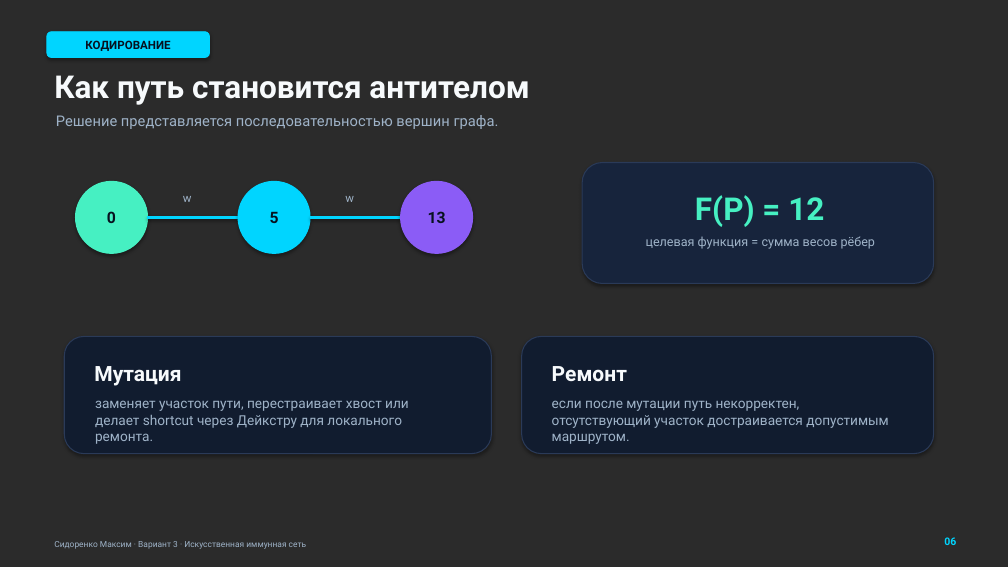
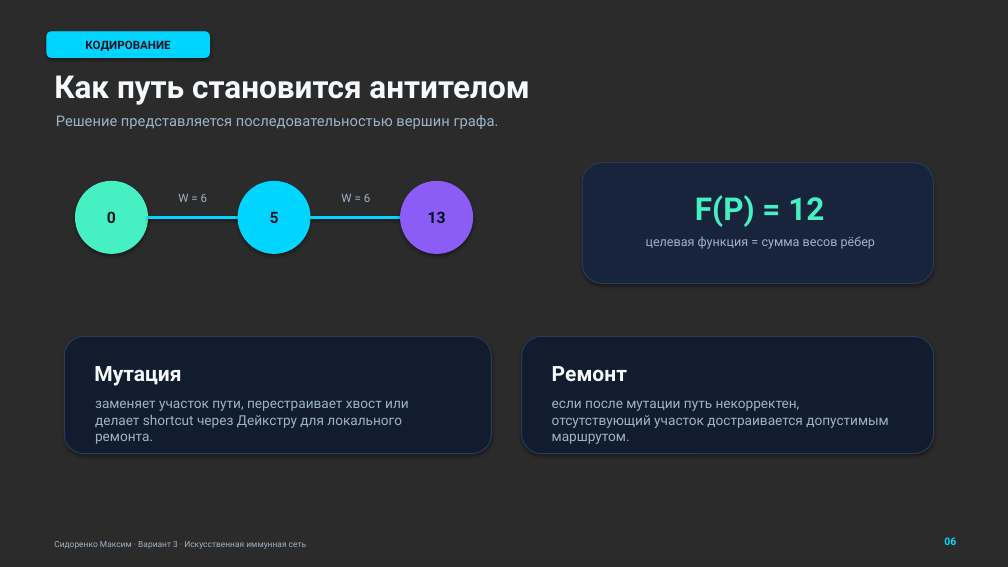
Before and after one commit to mattakvshi/GA-n-IS-Finding-the-shortest-path-in-a-graph, a slide deck: slide 6 of report/Презентация Сидоренко МВ ФИ51 Поиск кратчайшего пути в графе.pptx. Drawn at 1008x567 pixels with LibreOffice and Linux fonts; fonts in the diff are those of the drawing; background and template pictures are left out; a plain dark background stands for a picture behind light text. Boxes give left, top, right and bottom in pixels: in the first picture for what was removed or moved away, otherwise in the second. Text is boxed around its words. In the diff, an @@ line names an element or a change of style, - is before the commit and + after.

```diff
--- a/report/Презентация Сидоренко МВ ФИ51 Поиск кратчайшего пути в графе.pptx
+++ b/report/Презентация Сидоренко МВ ФИ51 Поиск кратчайшего пути в графе.pptx
@@ text at (x1=178, y1=194, x2=207, y2=202): text changed @@
-w
+W = 6
@@ text at (x1=341, y1=194, x2=370, y2=202): text changed @@
-w
+W = 6
```
Also in this commit, not shown: 4 other slides changed, 19 other files.
